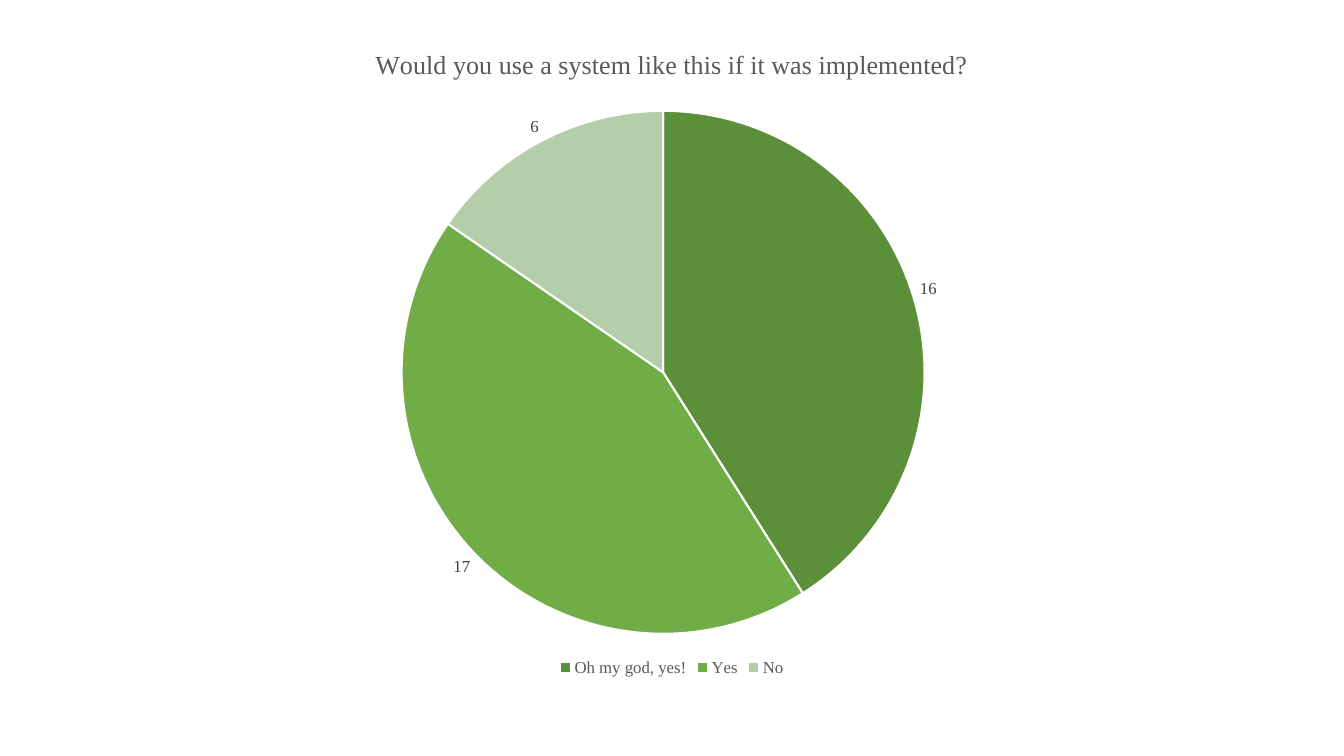
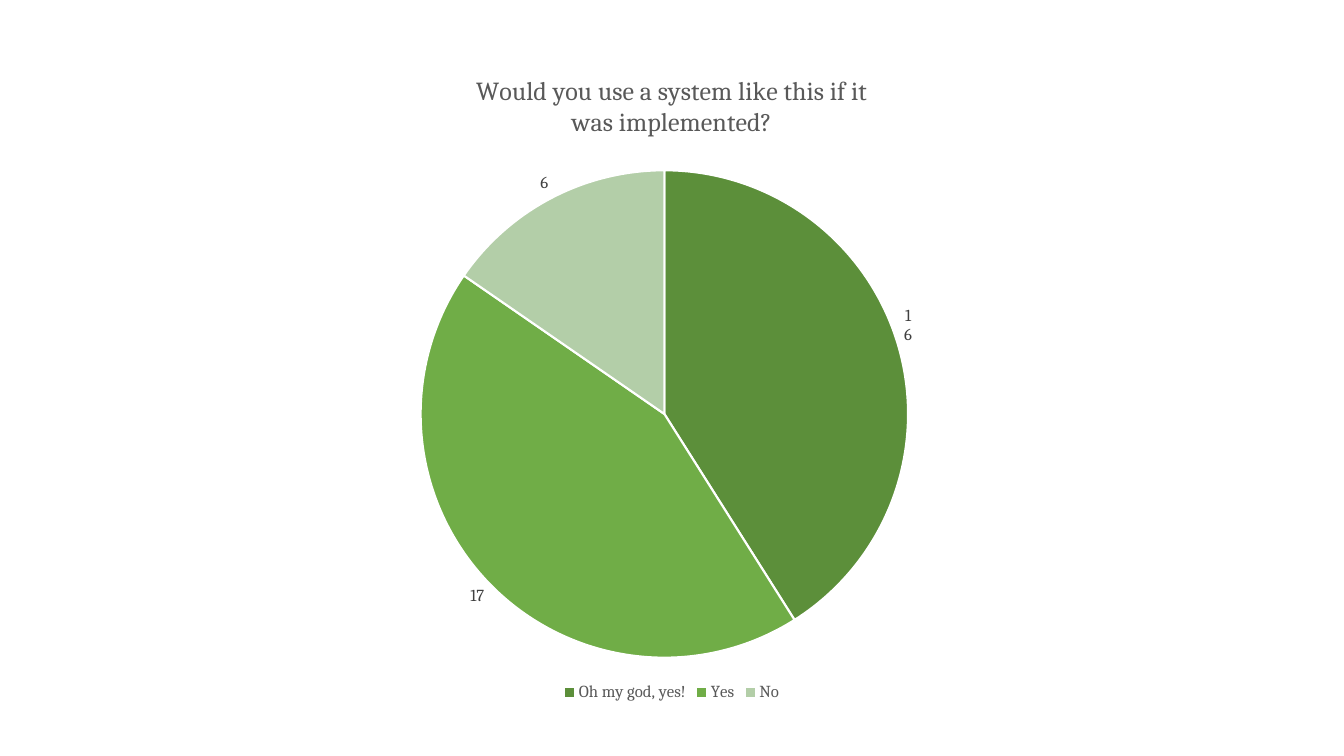
Before and after one commit to afthaj/finalThesis, a slide deck: slide 15 of figures.pptx. Drawn at 1344x756 pixels with LibreOffice and Linux fonts; fonts in the diff are those of the drawing. Boxes give left, top, right and bottom in pixels: in the first picture for what was removed or moved away, otherwise in the second. Text is boxed around its words. In the diff, an @@ line names an element or a change of style, - is before the commit and + after.

```diff
--- a/figures.pptx
+++ b/figures.pptx
@@ pie chart at [403,50,941,707] @@
@@ data labels of Would you use a system like this if it was implemented? changed @@
@@ legend changed @@
@@ lettering changed @@
@@ pie chart: place and size @@
-pie chart at [93,25,1252,682]
+pie chart at [403,50,941,707]
```
Also in this commit, not shown: 15 other slides changed, 37 other files.
